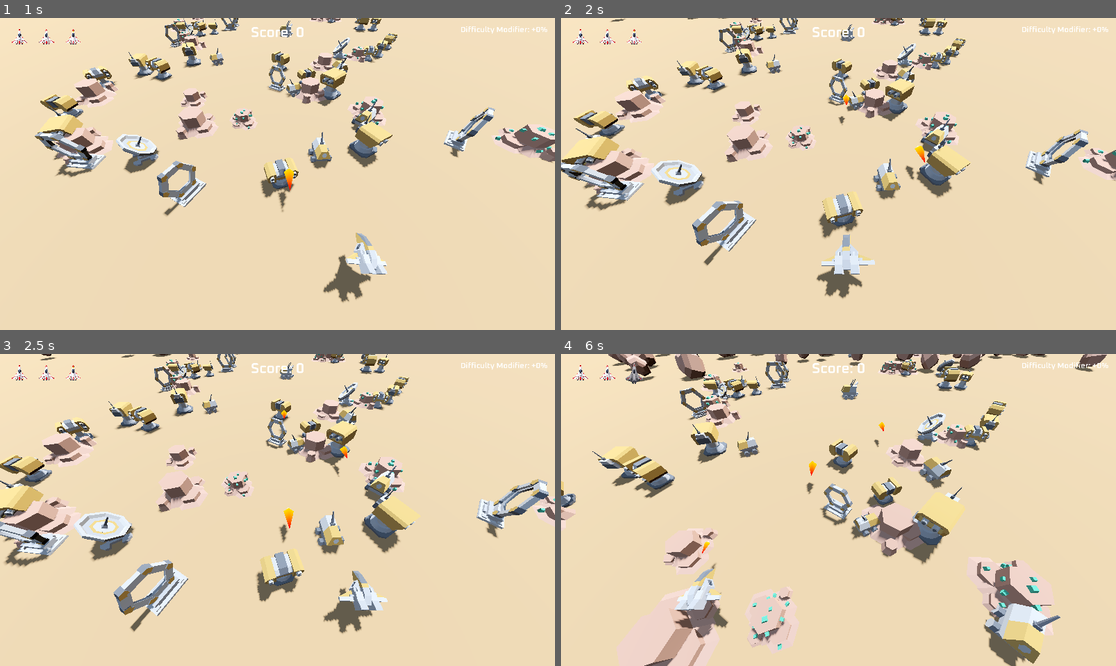
Above: before the commit, frames 1-4 (two rows, left to right).
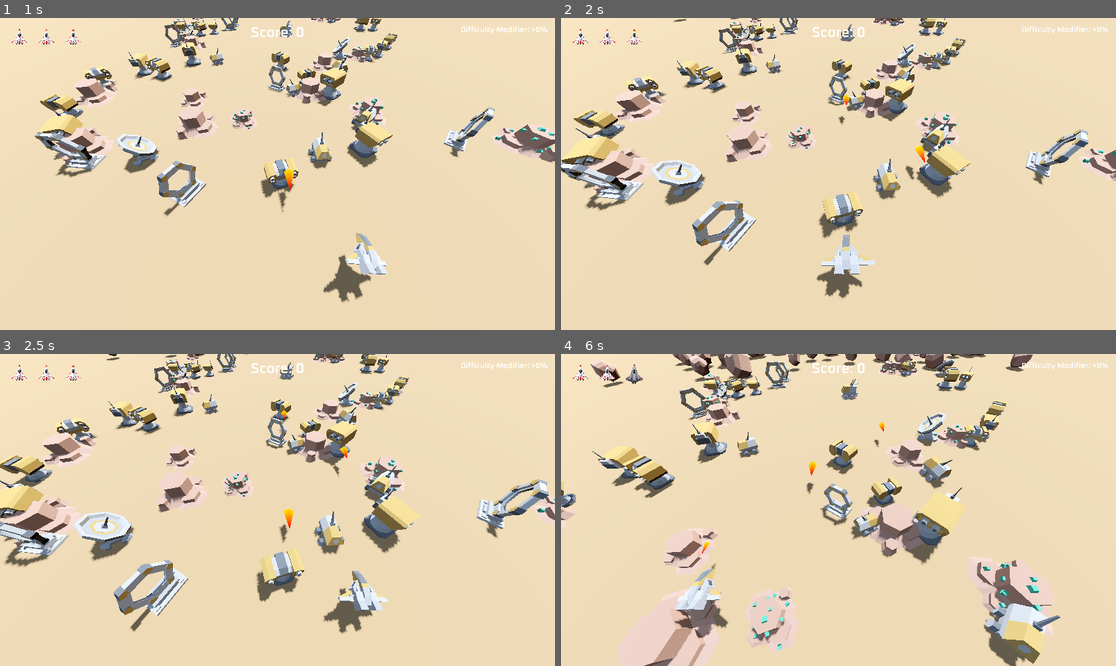
Above: after the commit, the same moments.

Repository: Stone-keep/3d_space_shooter
Game: Godot game, scene res://scenes/game.tscn
Same seed, same stepped clock (60 frames per second), same inputs: the game is played once before the commit and once after it.
Inputs:
- Up to frame 1 (1 s): tap Enter (restart) at 0.5 s; hold D (right) from 0.53 s (still down); tap Space (shoot) at 0.6 s
- Up to frame 2 (2 s): release D (right) at 1.28 s; hold A (left) from 1.28 s (still down); tap Space (shoot) at 1.35 s
- Up to frame 3 (2.5 s): release A (left) at 2.03 s; hold D (right) from 2.03 s (still down); tap Space (shoot) at 2.1 s
- Up to frame 4 (6 s): tap Space (shoot) every 0.75 s from 2.85 to 5.85 s; release D (right) at 3.53 s; hold A (left) 3.53-5.78 s; tap Enter (restart) at 4.15 s; hold D (right) from 5.78 s (still down)

Frame 1 is identical in both runs. In frame 2, less than 0.1% of the frame differs, in the area x 8-37%, y 0-2%; in frame 3, 0.1%; in frame 4, 2.7%, in the area x 5-99%, y 0-11%.

Commit message:
Fix difficulty not affecting obstacles, meteor spawn x positions

Diff:
--- a/scenes/scripts/game.gd
+++ b/scenes/scripts/game.gd
@@ -37,7 +37,7 @@
 func _on_meteor_scored(points: int) -> void:
 	if game_ending:
 		return
-	score += round(points * Global.difficulty)
+	score += floori(points * Global.difficulty)
 	$HUD/ScoreLabel.text = "Score: %s" % score
 
 func spawn_obstacles(amount_min: int, amount_max: int, z_min: float, z_max: float):
--- a/scenes/scripts/meteor.gd
+++ b/scenes/scripts/meteor.gd
@@ -18,7 +18,7 @@
 
 func _ready() -> void:
 	position.z = randf_range(-70.0, -90.0)
-	position.x = randf_range(-70.0, 70.0)
+	position.x = randf_range(-50.0, 50.0)
 	speed = randf_range(4.0, 6.0) * Global.difficulty
 	random_scale = randf_range(1.0, 2.0)
 	scale = Vector3.ONE * random_scale
--- a/scenes/scripts/obstacle.gd
+++ b/scenes/scripts/obstacle.gd
@@ -32,7 +32,7 @@
 
 func _physics_process(delta: float) -> void:
 	if can_move:
-		position.z += SPEED * delta
+		position.z += SPEED * delta * Global.difficulty
 
 func set_xz_position(x: float, z: float):
 	position.x = x
Not shown, changed: credits.txt
